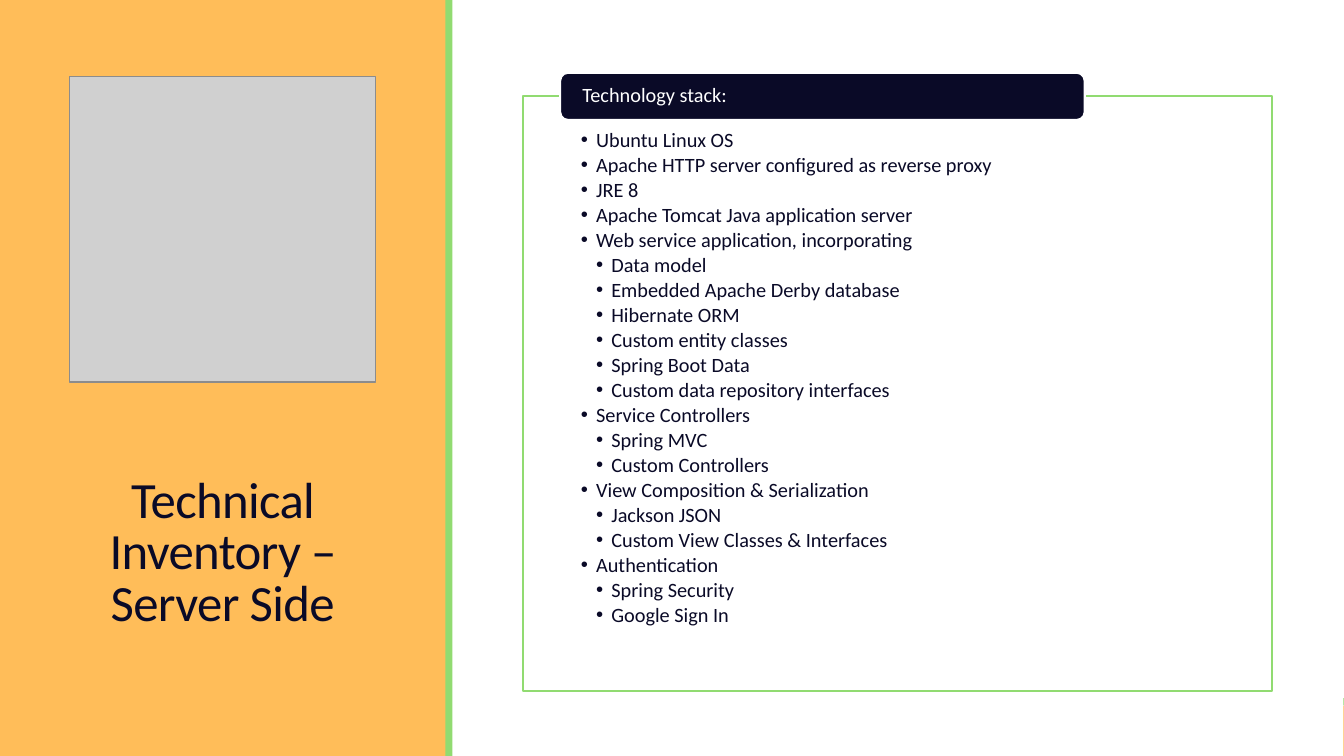
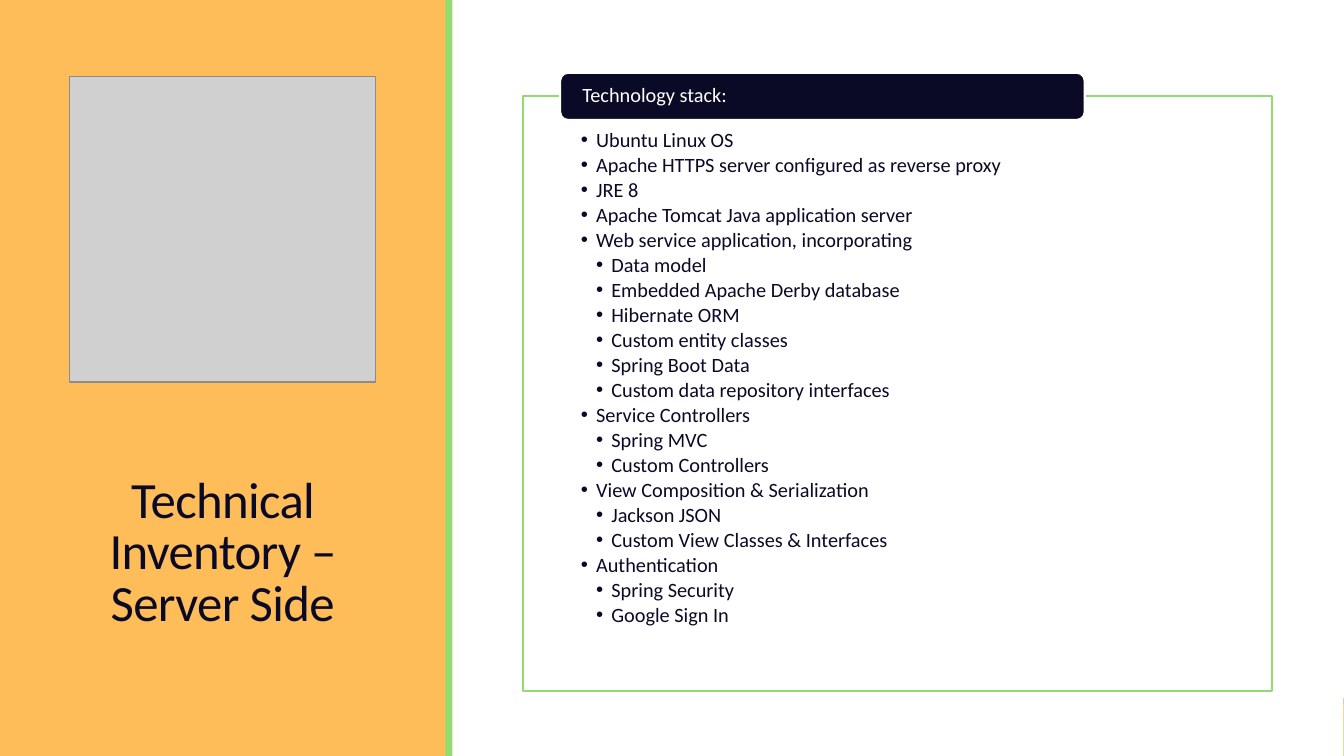
Before and after one commit to tunefull/tunefull.github.io, a slide deck: slide 4 of docs/presentation/tunefull-presentation-power-point.pptx. Drawn at 1344x756 pixels with LibreOffice and Linux fonts; fonts in the diff are those of the drawing; grey boxes stand for pictures. Boxes give left, top, right and bottom in pixels: in the first picture for what was removed or moved away, otherwise in the second. Text is boxed around its words. In the diff, an @@ line names an element or a change of style, - is before the commit and + after.

```diff
--- a/docs/presentation/tunefull-presentation-power-point.pptx
+++ b/docs/presentation/tunefull-presentation-power-point.pptx
@@ text at [596,158,1001,176]: text changed @@
-  • Apache HTTP server configured as reverse proxy
+  • Apache HTTPS server configured as reverse proxy
```
Also in this commit, not shown: 1 other slide changed, 1 other file.
